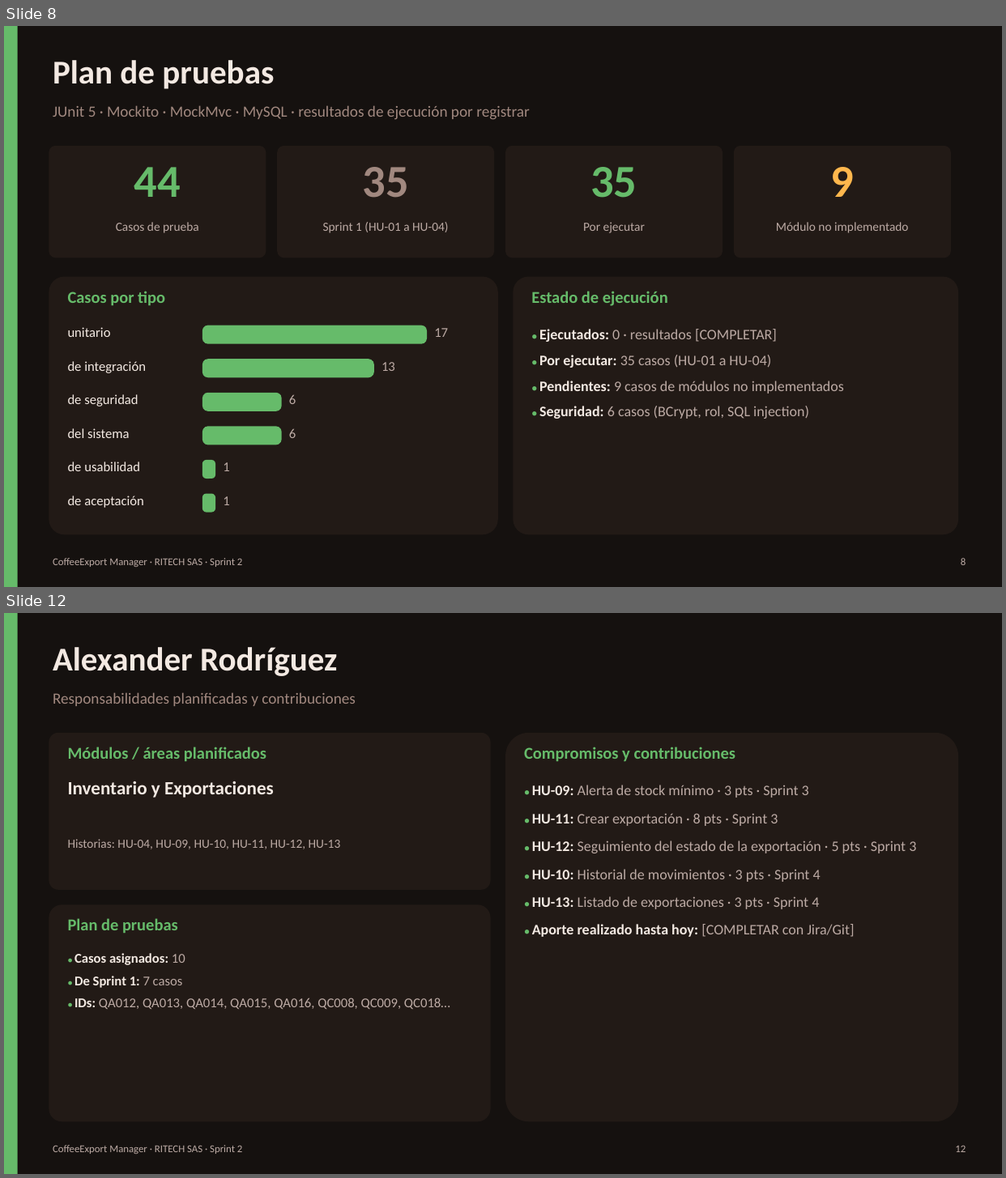
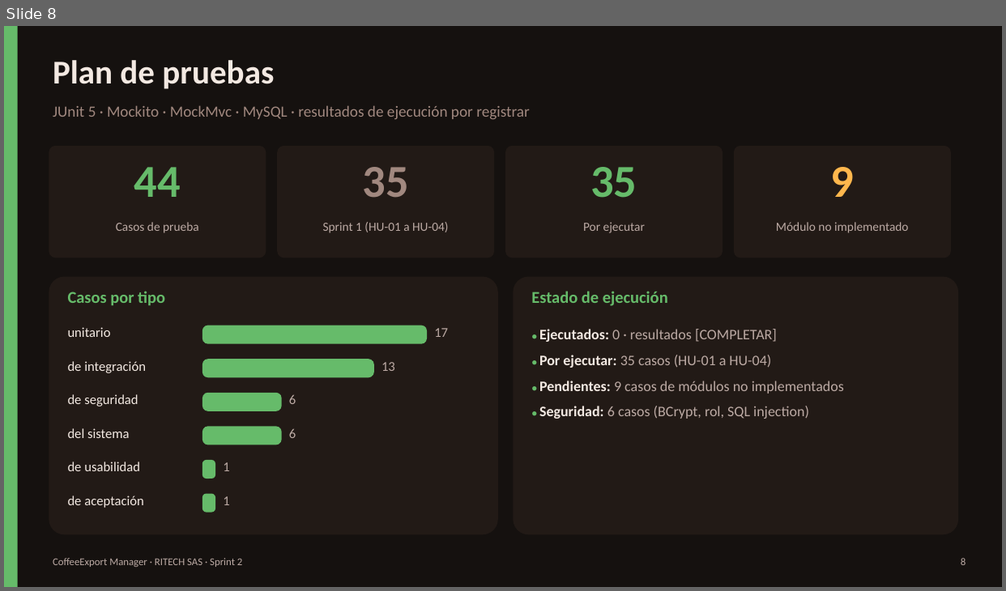
Before and after one commit to brayanckr/Proyecto-Calidad-de-software, a slide deck: docs/sprint2/CoffeeExport_Manager_Sprint2.pptx. Shown one above the other, each under a label of ours: slides 8 and 12 before the commit, slide 8 after it; the slides between them are not shown. The pictures are 1006x1178 and 1006x591 pixels, drawn with LibreOffice and Linux fonts; fonts in the diff are those of the drawing. Boxes give left, top, right and bottom in pixels: in the first picture for what was removed or moved away, otherwise in the second. Text is boxed around its words. In the diff, an @@ line names an element or a change of style, - is before the commit and + after.

Commit message:
Presentación: eliminar diapositivas individuales con marcadores pendientes
Se quitan las 5 diapositivas por integrante (pendientes de sus aportes
reales). La presentación queda en 10 diapositivas.

```diff
--- a/docs/sprint2/CoffeeExport_Manager_Sprint2.pptx
+++ b/docs/sprint2/CoffeeExport_Manager_Sprint2.pptx
@@ slide 12 removed at [4, 613, 1002, 1174], background #15110F @@
@@ rectangle removed at [4, 613, 18, 1174] @@
@@ text removed at [53, 647, 337, 676] @@
-Alexander Rodríguez
@@ text removed at [53, 692, 356, 706] @@
-Responsabilidades planificadas y contribuciones
@@ rounded rectangle removed at [49, 733, 491, 890] @@
@@ rounded rectangle removed at [505, 733, 958, 1122] @@
@@ text removed at [68, 747, 266, 761] @@
-Módulos / áreas planificados
@@ text removed at [524, 747, 736, 761] @@
-Compromisos y contribuciones
@@ text removed at [68, 781, 274, 798] @@
-Inventario y Exportaciones
@@ text removed at [532, 785, 916, 937] @@
-● HU-09: Alerta de stock mínimo · 3 pts · Sprint 3
-● HU-11: Crear exportación · 8 pts · Sprint 3
-● HU-12: Seguimiento del estado de la exportación · 5 pts · Sprint 3
-● HU-10: Historial de movimientos · 3 pts · Sprint 4
-● HU-13: Listado de exportaciones · 3 pts · Sprint 4
-● Aporte realizado hasta hoy: [COMPLETAR con Jira/Git]
@@ text removed at [68, 839, 341, 850] @@
-Historias: HU-04, HU-09, HU-10, HU-11, HU-12, HU-13
@@ rounded rectangle removed at [49, 905, 491, 1122] @@
@@ text removed at [68, 918, 178, 933] @@
-Plan de pruebas
@@ text removed at [74, 953, 450, 1009] @@
-● Casos asignados: 10
-● De Sprint 1: 7 casos
-● IDs: QA012, QA013, QA014, QA015, QA016, QC008, QC009, QC018…
@@ text removed at [53, 1145, 242, 1154] @@
-CoffeeExport Manager · RITECH SAS · Sprint 2
@@ text removed at [955, 1145, 965, 1152] @@
-12
```
Also in this commit, not shown: 2 slides changed, 4 other slides removed.
